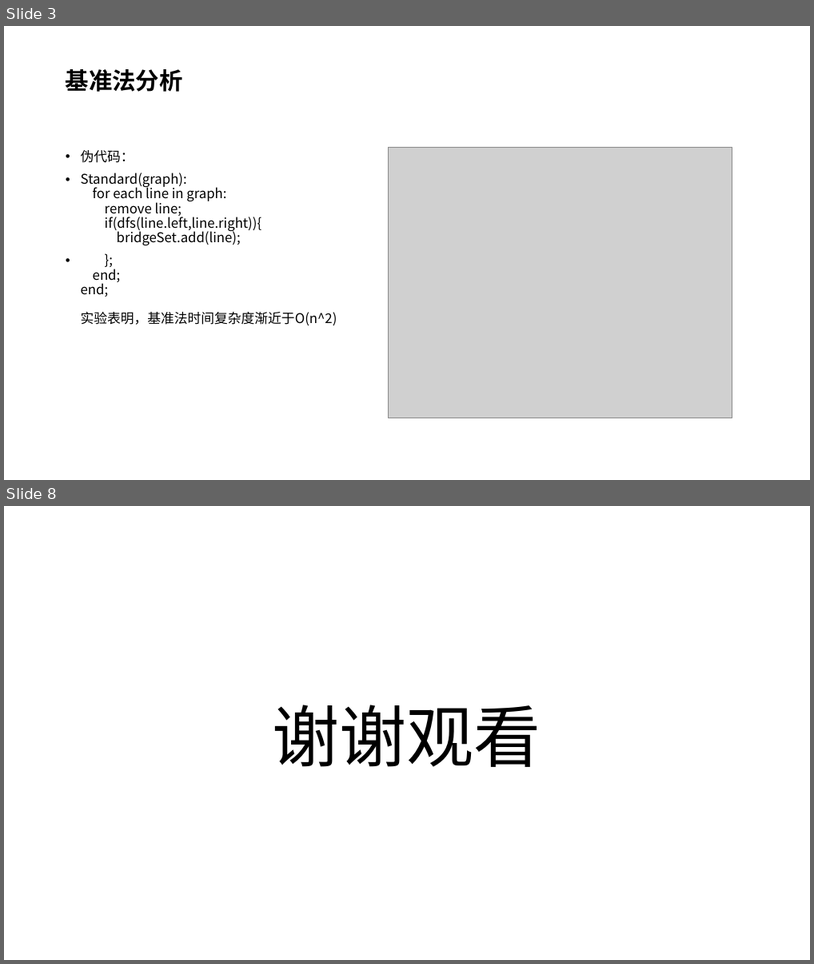
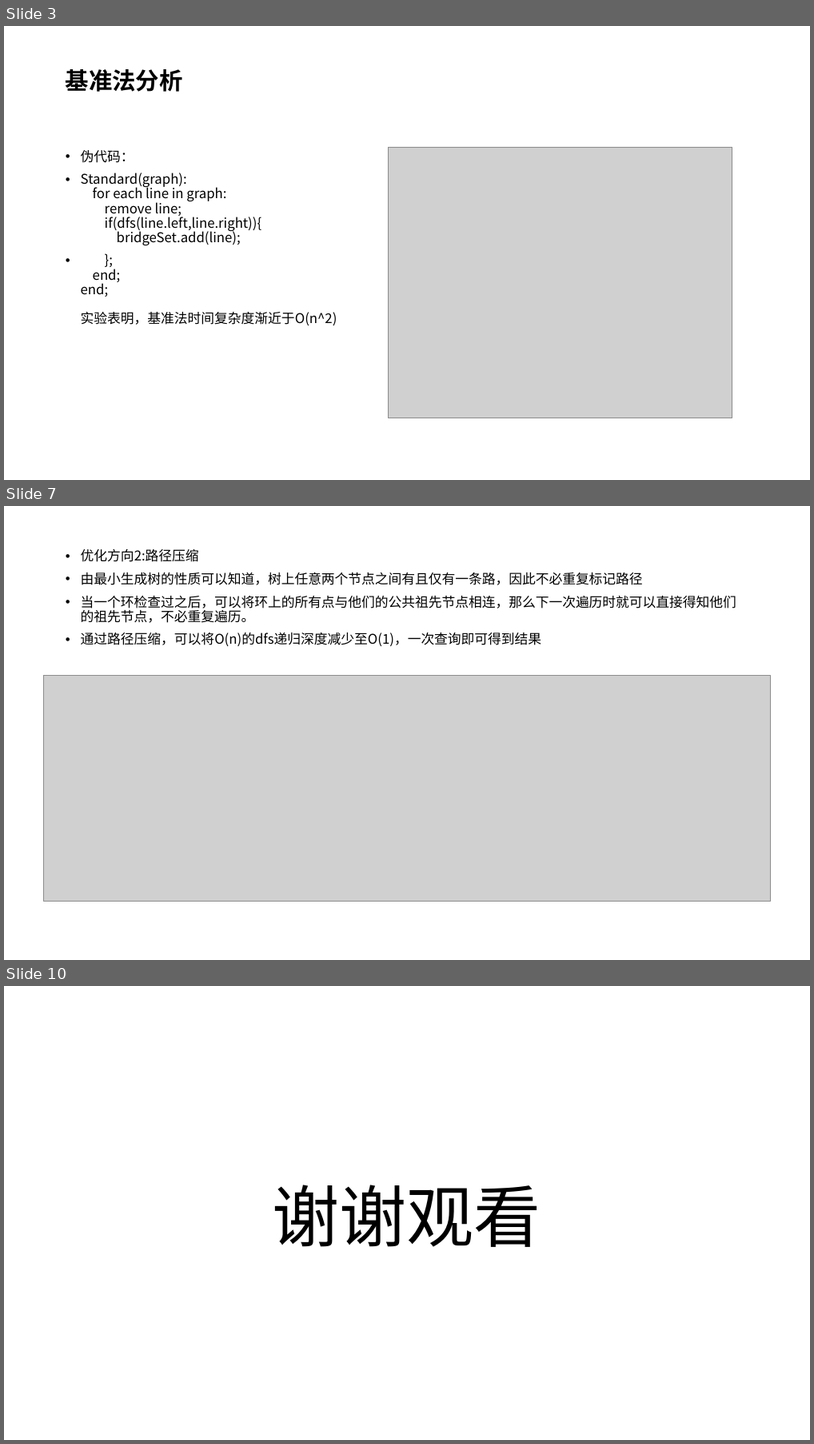
Before and after one commit to VirtualPuffer/Algorithm_Experiment, a slide deck: report/实验5/算法实验05.pptx. Shown one above the other, each under a label of ours: slides 3 and 8 before the commit, slides 3, 7 and 10 after it; the slides between them are not shown. The pictures are 814x964 and 814x1444 pixels, drawn with LibreOffice and Linux fonts; fonts in the diff are those of the drawing; grey boxes stand for pictures. Boxes give left, top, right and bottom in pixels: in the first picture for what was removed or moved away, otherwise in the second. Text is boxed around its words. In the diff, an @@ line names an element or a change of style, - is before the commit and + after.

```diff
--- a/report/实验5/算法实验05.pptx
+++ b/report/实验5/算法实验05.pptx
@@ slide 7 added at (4,506,810,960), background #FFFFFF @@
@@ text added at (81,549,737,646), 16 pt, text #000000 @@
+• 优化方向2:路径压缩
+• 由最小生成树的性质可以知道，树上任意两个节点之间有且仅有一条路，因此不必重复标记路径
+• 当一个环检查过之后，可以将环上的所有点与他们的公共祖先节点相连，那么下一次遍历时就可以直接得知他们的祖先节点，不必重复遍历。
+• 通过路径压缩，可以将O(n)的dfs递归深度减少至O(1)，一次查询即可得到结果
@@ picture added at (44,676,771,901) @@
@@ what was slide 8 is now slide 10 @@
```
Also in this commit, not shown: 1 slide changed, 4 other slides added, 3 slides removed, 3 other files.
